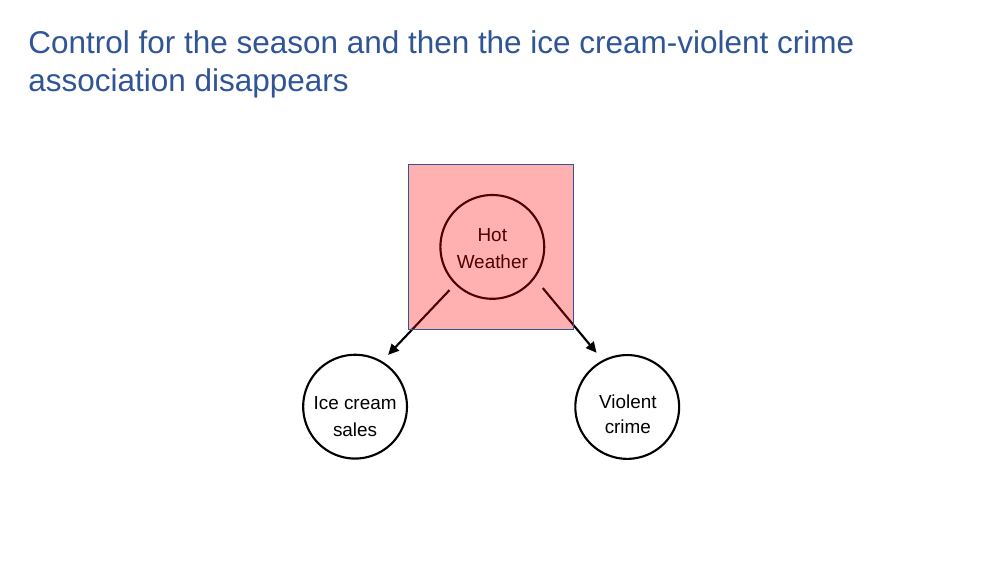
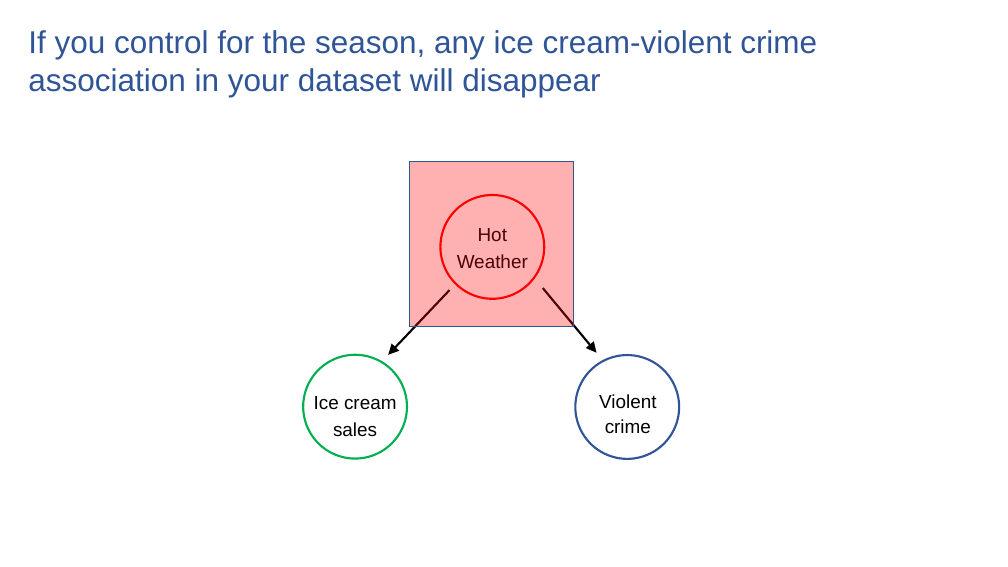
Before and after one commit to ronikobrosly/scipy_2022_causal_inference_tutorial, a slide deck: slide 33 of slides/tutorial_slides.pptx (slide 29 before the commit). Drawn at 1008x567 pixels with LibreOffice and Linux fonts; fonts in the diff are those of the drawing. Boxes give left, top, right and bottom in pixels: in the first picture for what was removed or moved away, otherwise in the second. Text is boxed around its words. In the diff, an @@ line names an element or a change of style, - is before the commit and + after.

```diff
--- a/slides/tutorial_slides.pptx
+++ b/slides/tutorial_slides.pptx
@@ title at (28, 30, 817, 97): text changed @@
-Control for the season and then the ice cream-violent crime association disappears
+If you control for the season, any ice cream-violent crime association in your dataset will disappear
@@ ellipse at (441, 195, 544, 299): outline #000000 2 pt to #FF0000 2 pt @@
@@ ellipse at (303, 355, 407, 458): outline #000000 2 pt to #00B050 2 pt @@
@@ ellipse at (575, 355, 679, 459): outline #000000 2 pt to #2F5597 2 pt @@
```
Also in this commit, not shown: 8 other slides changed, 16 slides added, 3 slides removed, 1 other file.
